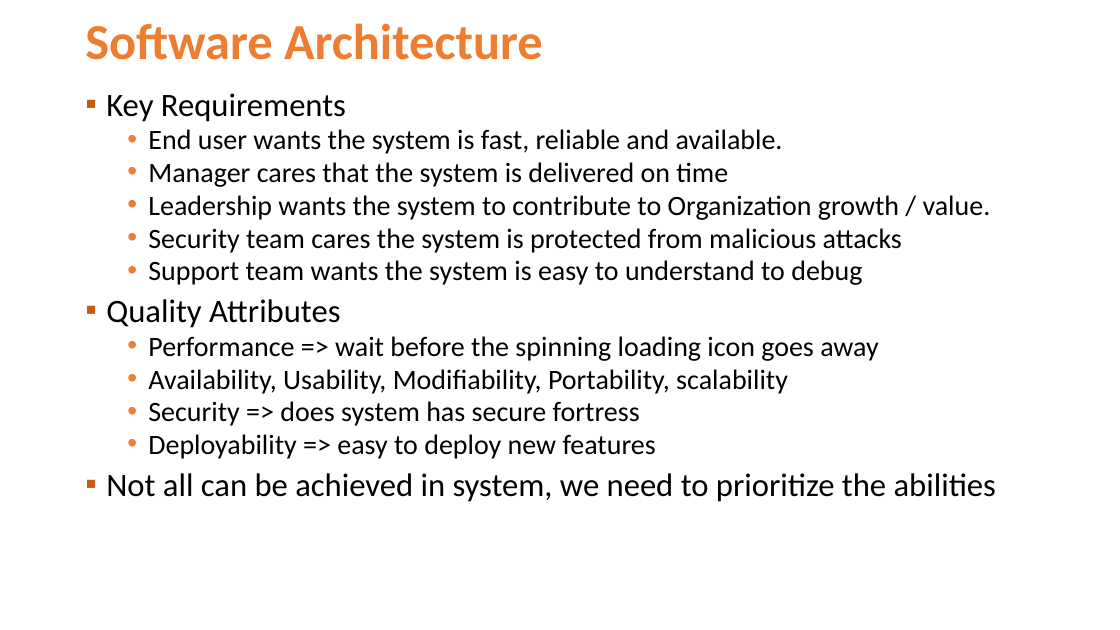
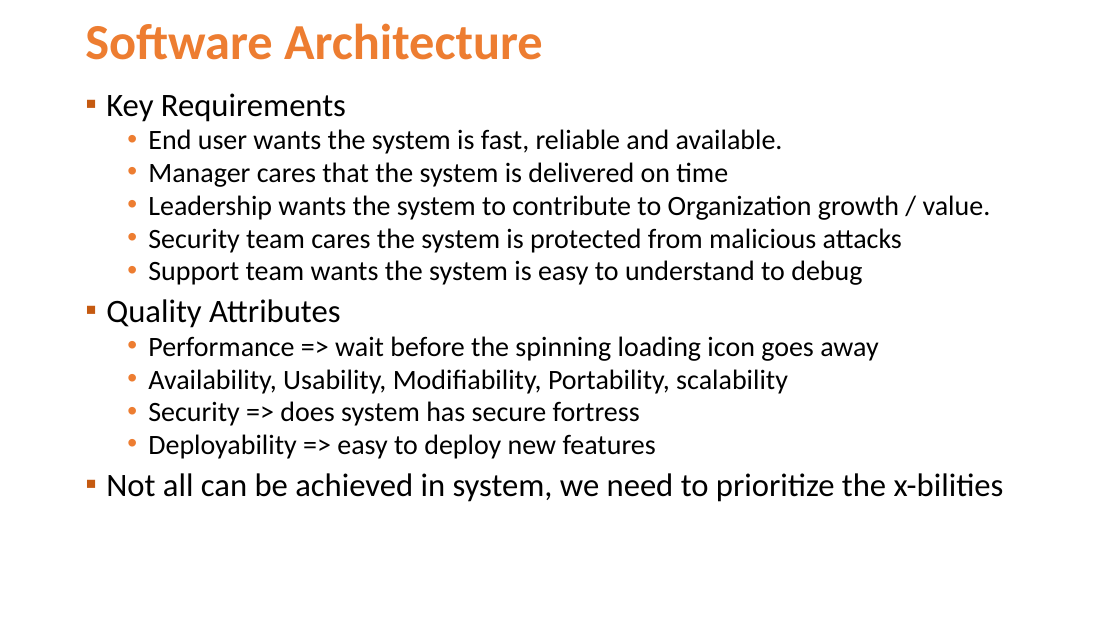
Before and after one commit to Jucer74/SoftwareArchitecture, a slide deck: slide 6 of Clases/01-Fundamentals/SoftwareArchitecture-01-Fundamentals.pptx. Drawn at 1120x630 pixels with LibreOffice and Linux fonts; fonts in the diff are those of the drawing; background and template pictures are left out. Boxes give left, top, right and bottom in pixels: in the first picture for what was removed or moved away, otherwise in the second. Text is boxed around its words. In the diff, an @@ line names an element or a change of style, - is before the commit and + after.

```diff
--- a/Clases/01-Fundamentals/SoftwareArchitecture-01-Fundamentals.pptx
+++ b/Clases/01-Fundamentals/SoftwareArchitecture-01-Fundamentals.pptx
@@ text at box(106, 473, 1004, 502): text changed @@
-▪ Not all can be achieved in system, we need to prioritize the abilities
+▪ Not all can be achieved in system, we need to prioritize the x-bilities
```
Also in this commit, not shown: 1 other file.
